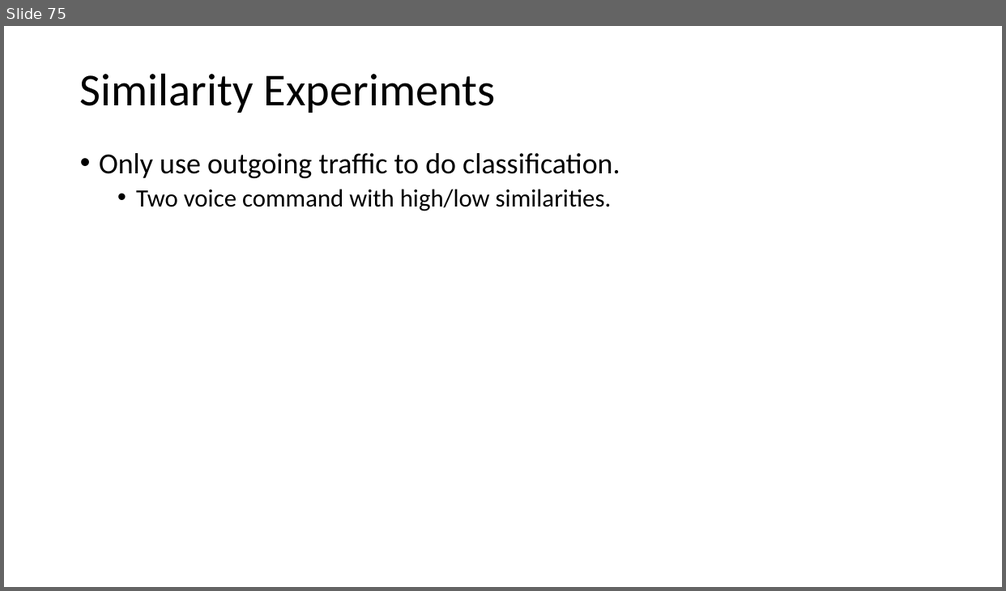
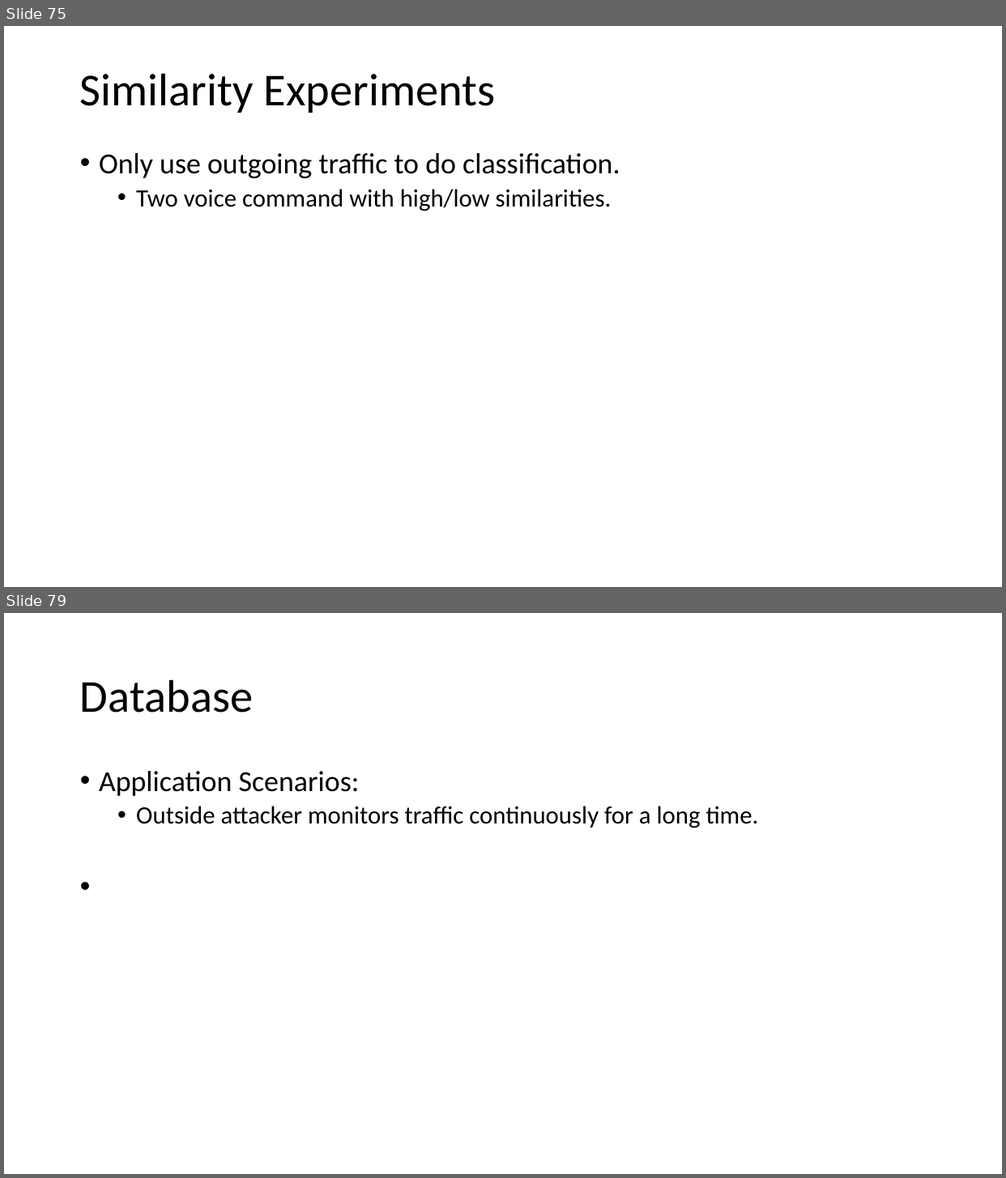
Before and after one commit to GXG-CS/voice_attack, a slide deck: note/Presentation1.pptx. Shown one above the other, each under a label of ours: slide 75 before the commit, slides 75 and 79 after it; the slides between them are not shown. The pictures are 1006x591 and 1006x1178 pixels, drawn with LibreOffice and Linux fonts; fonts in the diff are those of the drawing. Boxes give left, top, right and bottom in pixels: in the first picture for what was removed or moved away, otherwise in the second. Text is boxed around its words. In the diff, an @@ line names an element or a change of style, - is before the commit and + after.

```diff
--- a/note/Presentation1.pptx
+++ b/note/Presentation1.pptx
@@ slide 79 added at <box>4,613,1002,1174</box>, background #FFFFFF @@
@@ title added at <box>80,679,253,713</box>, 44 pt, text #000000 @@
+Database
@@ text added at <box>99,771,759,828</box>, 24 pt, text #000000 @@
+• Application Scenarios:
+  • Outside attacker monitors traffic continuously for a long time.
```
Also in this commit, not shown: 3 other slides added.
